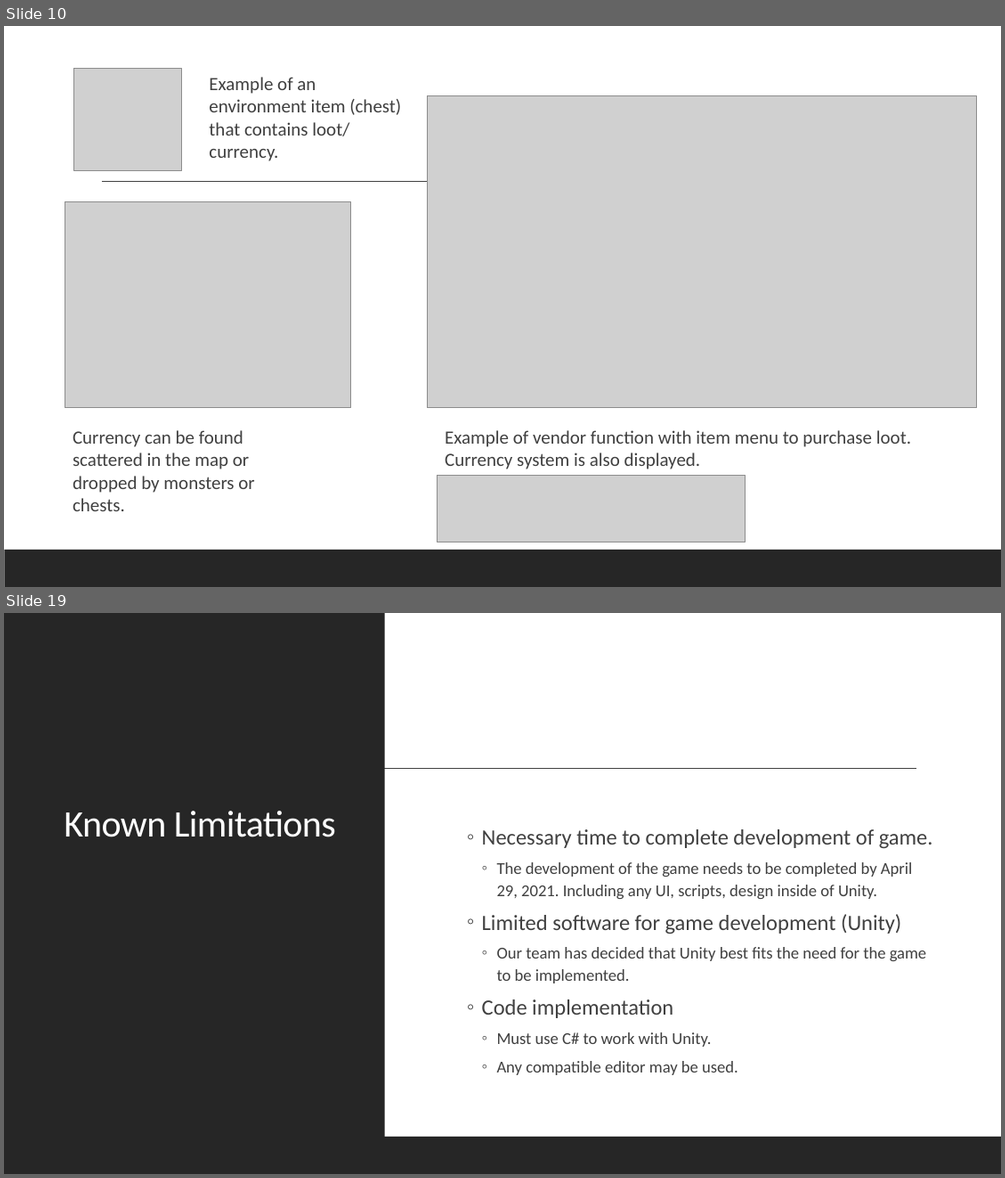
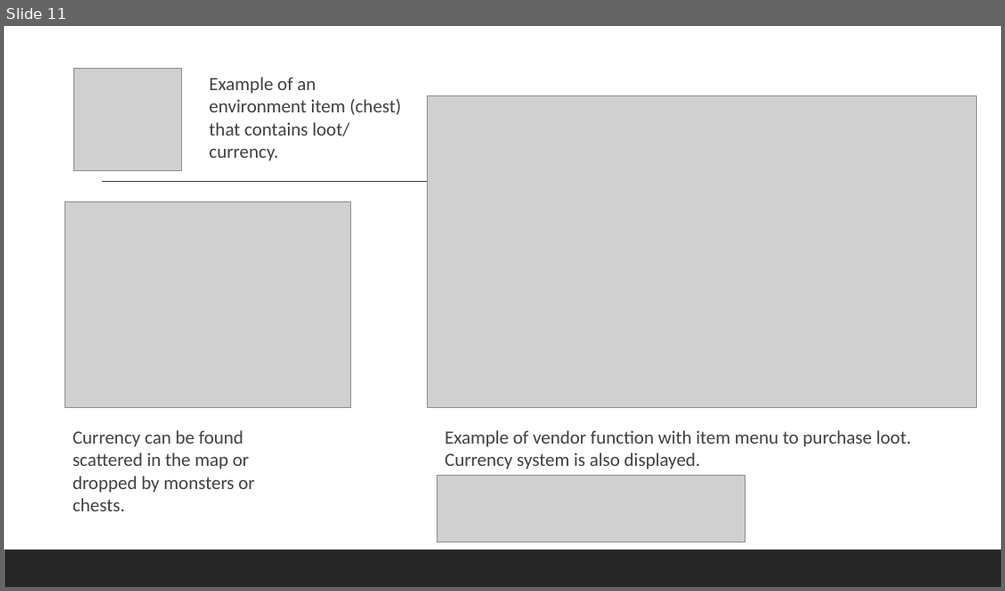
Before and after one commit to Room-4-Studios/Tower-of-Annihilation, a slide deck: docs/SA_Presentation.pptx. Shown one above the other, each under a label of ours: slides 10 and 19 before the commit, slide 11 after it; the slides between them are not shown. The pictures are 1005x1178 and 1005x591 pixels, drawn with LibreOffice and Linux fonts; fonts in the diff are those of the drawing; grey boxes stand for pictures. Boxes give left, top, right and bottom in pixels: in the first picture for what was removed or moved away, otherwise in the second. Text is boxed around its words. In the diff, an @@ line names an element or a change of style, - is before the commit and + after.

```diff
--- a/docs/SA_Presentation.pptx
+++ b/docs/SA_Presentation.pptx
@@ slide 19 removed at [4,613,1001,1174], background #FFFFFF; not listed: 2 template elements that a slide beside it also shows @@
@@ rectangle removed at [4,613,385,1174] @@
@@ title removed at [64,811,336,837] @@
-Known Limitations
@@ text removed at [482,829,933,1075] @@
-  ◦ Necessary time to complete development of game.
-    ◦ The development of the game needs to be completed by April 29, 2021. Including any UI, scripts, design inside of Unity.
-  ◦ Limited software for game development (Unity)
-    ◦ Our team has decided that Unity best fits the need for the game to be implemented.
-  ◦ Code implementation
-    ◦ Must use C# to work with Unity.
-    ◦ Any compatible editor may be used.
@@ what was slide 10 is now slide 11 @@
```
Also in this commit, not shown: 12 slides changed.
